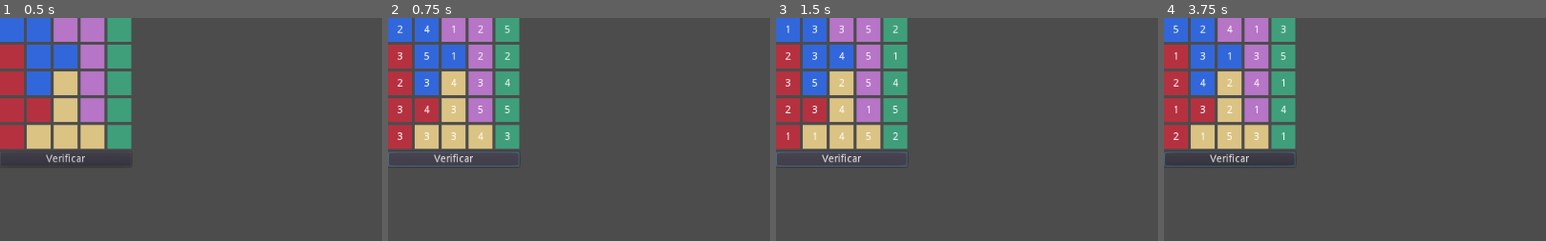
Above: before the commit, frames 1-4 (left to right).
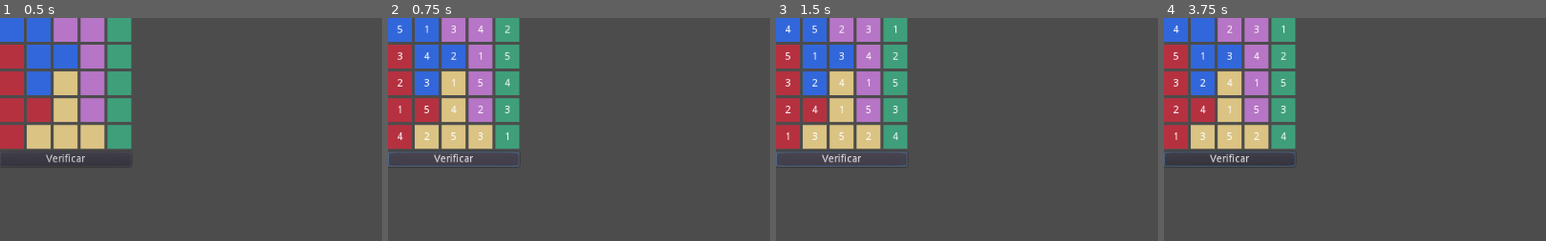
Above: after the commit, the same moments.

Repository: IndieDevEs/reto-5-logi-five
Game: Godot game, scene res://Game/Game.tscn
The game is run twice, just before and just after one commit, with the same random seed, the same clock (stepped at 60 frames per second) and the same inputs.
Inputs (mouse positions are % of the whole screen's width and height, from its top left):
- Up to frame 1 (0.5 s): no input
- Up to frame 2 (0.75 s): click "Verificar" at 0.5 s
- Up to frame 3 (1.5 s): click "Verificar" at 1.25 s
- Up to frame 4 (3.75 s): click "Verificar" at 2 s; tap Enter at 2.75 s; move the mouse to (2, 3) at 2.77 s; click (2, 3) at 2.92 s; tap Space at 3.5 s; move the mouse to (5, 3) at 3.52 s; click (5, 3) at 3.67 s
The pictures show only the part of the screen within x 0-50%, y 0-50%; the shares and areas given below are measured in that part.

Frame 1 is identical in both runs. In frame 2, 0.5% of the frame differs, in the area x 2-32%, y 3-55%; in frame 3, 0.6%; in frame 4, 0.7%.
Error before the commit: Unable to iterate on object of type 'Nil'. (res://Stages/Stage.gd:114)

Commit message:
Se colocan permutaciones en Stage

Diff:
--- a/jjmontes/Stages/Stage.gd
+++ b/jjmontes/Stages/Stage.gd
@@ -105,19 +105,32 @@
 func _on_Button_pressed():
 	#TODO: Probando carga de Stage
 	var stage = stages[0]
-	_create_stage(stage)
+	stage = _create_stage(stage)
 	_draw_stage(stage)
 
 func _create_stage(stage):
-	for cell in stage:
-		var next = _permutations.next_permutation()
-		for value in next:
-			cell.value = value
-
-var stack = []
-
-func _set_stack(stage):
-	stack.push_back(stage)
+	var current_row = 1
+	_save_state(stage, true, null)
+	while (_is_complete(stage) == false or _is_valid(stage) == false) and current_row <= 5:
+		var row = _get_row(stage, current_row)
+		var permutation = _permutations.next_permutation()
+		if permutation == null:
+			var discarded = _discard_state()
+			_permutations.to_permutation(discarded.permutation_idx)
+			stage = discarded.state
+			current_row -= 1
+			continue
+		_put_permutation_into(permutation, row)
+		_save_state(stage, _is_valid(stage), _permutations.permutation_index())
+		if _is_valid(stage) == true:
+			_permutations.to_first_permutation()
+			current_row += 1
+		else:
+			var discarded = _discard_state()
+			_permutations.to_permutation(discarded.permutation_idx)
+			stage = discarded.state
+
+	return stage
 
 func _draw_stage(stage):
 	for child in get_children():
@@ -166,3 +179,57 @@
 			else:
 				return false
 	return true
+
+
+
+var state = []
+
+func _discard_state():
+	var last_state = state.pop_back()
+	#_to_csv("user://stage.csv", last_state)
+	if last_state == null:
+		return null
+	return last_state.duplicate(true)
+
+func _save_state(current_state, is_valid_state,permutation_idx):
+	state.push_back({"state": current_state.duplicate(true), "permutation_idx": permutation_idx })
+	_to_csv("user://stage.csv", current_state, is_valid_state)
+
+func _is_complete(stage):
+	for block in stage:
+		if str(block.value) != " ":
+			continue
+		else:
+			return false
+
+	return true
+
+func _put_permutation_into(permutation, blocks):
+	for idx in range(0, 5):
+		var value = permutation[idx]
+		var block = blocks[idx]
+		block.value = value
+
+func _to_csv_head(file_name, file, content):
+	var array = ["is_valid"]
+	for item in content:
+		array.append(str(item.row) + "-" + str(item.column) + "-" + str(item.group))
+	file.open(file_name, File.WRITE_READ)
+	var pool = PoolStringArray(array)
+	file.store_csv_line(pool)
+	file.close()
+
+func _to_csv(file_name, content, is_valid_state):
+	var file = File.new()
+	if file.file_exists(file_name) != true:
+		_to_csv_head(file_name, file, content)
+
+	var array = [1 if is_valid_state == true else 0]
+	for item in content:
+		array.append(str(item.value))
+
+	file.open(file_name, File.READ_WRITE)
+	file.seek_end()
+	var pool = PoolStringArray(array)
+	file.store_csv_line(pool)
+	file.close()
